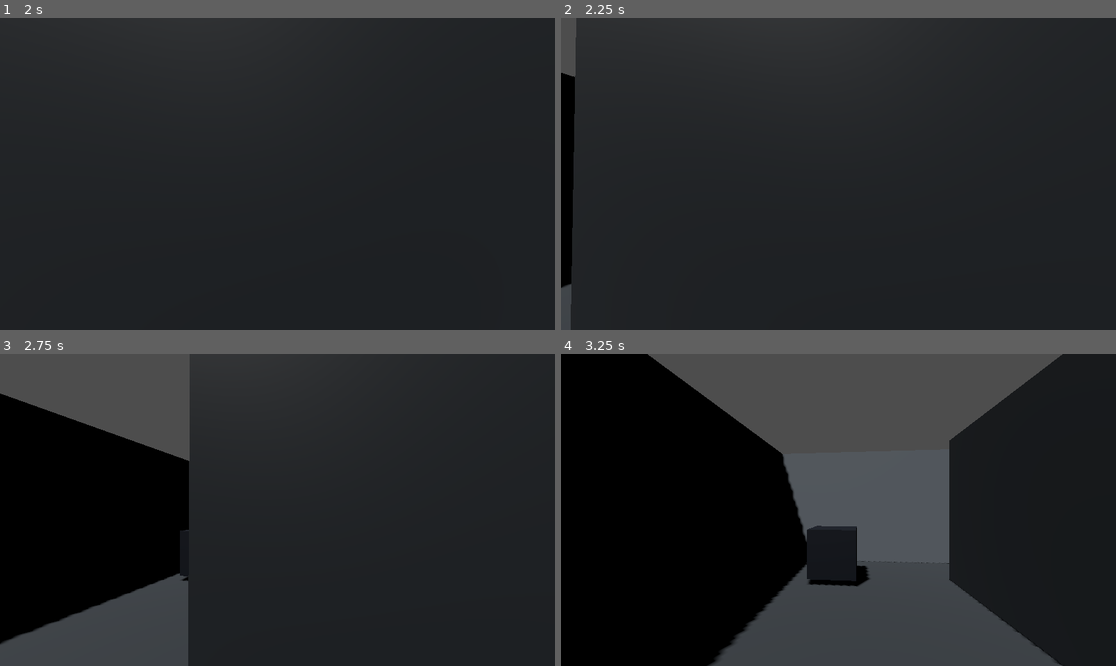
Above: before the commit, frames 1-4 (two rows, left to right).
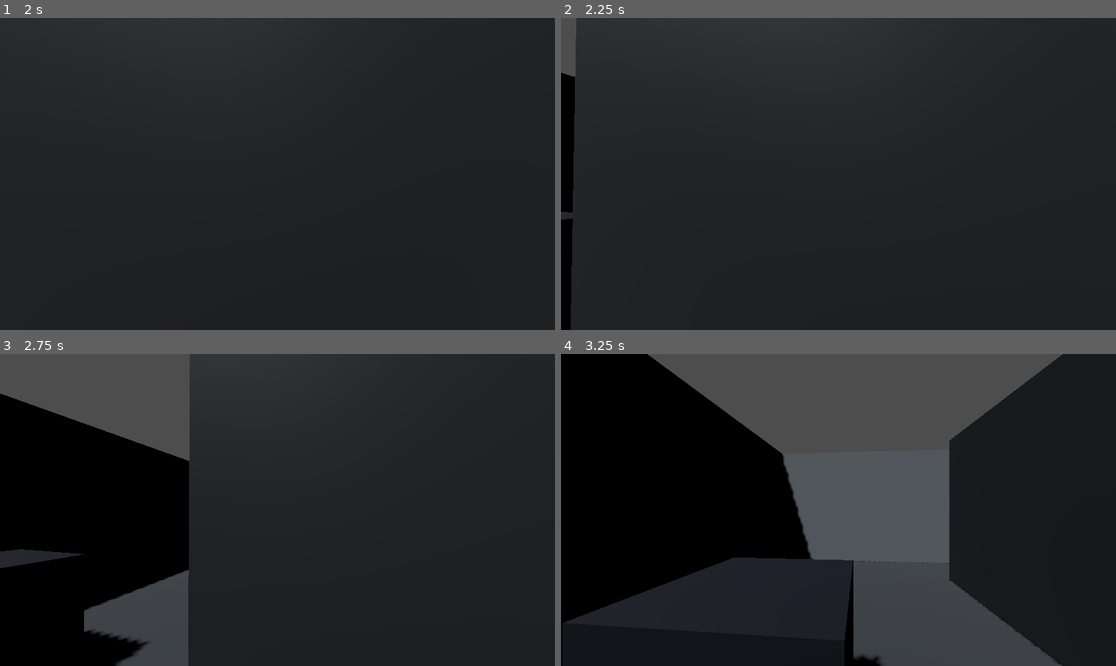
Above: after the commit, the same moments.

Repository: pandaalexlly/project-lumen
Game: Godot game, scene res://scenes/prototype/observation_lab.tscn
Two runs of this game, one before a commit and one after it. Both use one fixed random seed, a clock stepped at 60 frames per second and the inputs below. This scene is started directly instead of the project's main scene.
Inputs (mouse positions are in pixels of both pictures, inside the frame that each line leads up to):
- Up to frame 1 (2 s): tap Enter at 0.5 s; move the mouse to (271, 180) at 0.52 s; hold E (interact) 0.53-1.28 s; hold W (move_forward) from 0.53 s (still down); click (271, 180) at 0.67 s; tap Space at 1.25 s; move the mouse to (316, 177) at 1.27 s; tap E (interact) at 1.35 s
- Up to frame 2 (2.25 s): keep holding W (move_forward); tap Enter at 2 s; move the mouse to (794, 170) at 2.02 s; hold E (interact) from 2.03 s (still down)
- Up to frame 3 (2.75 s): keep holding W (move_forward); keep holding E (interact)
- Up to frame 4 (3.25 s): move the mouse to (844, 510) at 2.77 s; release W (move_forward) at 2.78 s; release E (interact) at 2.78 s; hold A (move_left) from 2.78 s (still down); tap E (interact) at 2.85 s; click (844, 510) at 2.92 s

Frame 1 is identical in both runs. In frame 2, 0.3% of the frame differs, in the area x 0-3%, y 62-100%; in frame 3, 3.6%; in frame 4, 15%, in the area x 0-58%, y 55-100%.

Commit message:
feat: add multi-destination quantum cube

Diff:
--- a/scenes/main/main.tscn
+++ b/scenes/main/main.tscn
@@ -88,5 +88,4 @@
 
 [node name="QuantumCube" parent="." instance=ExtResource("5_quantum_cube")]
 observation_manager_path = NodePath("../ObservationManager")
-point_a_path = NodePath("../QuantumCubePointA")
-point_b_path = NodePath("../QuantumCubePointB")
+destination_paths = Array[NodePath]([NodePath("../QuantumCubePointA"), NodePath("../QuantumCubePointB")])
--- a/scenes/prototype/observation_lab.tscn
+++ b/scenes/prototype/observation_lab.tscn
@@ -241,8 +241,7 @@
 
 [node name="DiscoveryCube" parent="DiscoveryChamber" instance=ExtResource("3_quantum_cube")]
 observation_manager_path = NodePath("../../ObservationManager")
-point_a_path = NodePath("../DiscoveryPointA")
-point_b_path = NodePath("../DiscoveryPointB")
+destination_paths = Array[NodePath]([NodePath("../DiscoveryPointA"), NodePath("../DiscoveryPointB")])
 
 [node name="Connector" type="Node3D" parent="."]
 
@@ -409,8 +408,7 @@
 
 [node name="ApplicationCube" parent="ApplicationChamber" instance=ExtResource("3_quantum_cube")]
 observation_manager_path = NodePath("../../ObservationManager")
-point_a_path = NodePath("../ApplicationPointA")
-point_b_path = NodePath("../ApplicationPointB")
+destination_paths = Array[NodePath]([NodePath("../ApplicationPointA"), NodePath("../ApplicationPointB")])
 
 [connection signal="activated" from="ApplicationChamber/PressurePlate" to="ApplicationChamber/ExitDoor" method="open"]
 [connection signal="deactivated" from="ApplicationChamber/PressurePlate" to="ApplicationChamber/ExitDoor" method="close"]
--- a/scenes/prototype/quantum_cube.tscn
+++ b/scenes/prototype/quantum_cube.tscn
@@ -72,5 +72,5 @@
 shape = SubResource("BoxShape3D_cube")
 
 [node name="MoveTimer" type="Timer" parent="."]
-wait_time = 0.8
+wait_time = 2.5
 one_shot = true
--- a/scripts/observation/quantum_cube.gd
+++ b/scripts/observation/quantum_cube.gd
@@ -3,26 +3,33 @@
 
 const DESTINATION_RECHECK_INTERVAL: float = 0.1
 
-enum CubePoint {
-	A,
-	B,
-}
-
-@export_node_path("Node3D") var point_a_path: NodePath
-@export_node_path("Node3D") var point_b_path: NodePath
-@export_enum("A", "B") var starting_point: int = CubePoint.A
-@export var unobserved_delay: float = 0.8
+@export var destination_paths: Array[NodePath] = []
+@export var starting_destination_index: int = 0
+@export var first_move_excluded_paths: Array[NodePath] = []
+@export var minimum_move_distance: float = 0.0
+# Provisional gameplay-testing value, not a finalized world-rule constant.
+@export var unobserved_delay: float = 2.5
 @export var destination_hidden_grace: float = 0.2
 @export_range(0.0, 0.25, 0.01) var destination_viewport_margin: float = 0.1
 @export var debug_output: bool = true
 
-@onready var _point_a: Node3D = get_node_or_null(point_a_path) as Node3D
-@onready var _point_b: Node3D = get_node_or_null(point_b_path) as Node3D
 @onready var _body_visibility_probes: Node3D = $BodyVisibilityProbes
 @onready var _shadow_visibility_probes: Node3D = $ShadowVisibilityProbes
 @onready var _move_timer: Timer = $MoveTimer
 
-var _current_point: int = CubePoint.A
+var current_destination_index: int:
+	get:
+		return _current_destination_index
+
+var successful_move_count: int:
+	get:
+		return _successful_move_count
+
+var _destinations: Array[Node3D] = []
+var _first_move_excluded_destinations: Array[Node3D] = []
+var _current_destination_index: int = -1
+var _pending_destination_index: int = -1
+var _successful_move_count: int = 0
 var _moved_this_unobserved_period: bool = false
 var _destination_hidden_time: float = 0.0
 var _destination_grace_active: bool = false
@@ -31,8 +38,15 @@
 func _ready() -> void:
 	_move_timer.one_shot = true
 	_move_timer.timeout.connect(_on_move_timer_timeout)
-	_current_point = starting_point
-	_place_at_current_point()
+	_cache_destinations()
+	_current_destination_index = starting_destination_index
+	if _get_destination(_current_destination_index) == null:
+		_current_destination_index = -1
+		for index in range(_destinations.size()):
+			if _get_destination(index) != null:
+				_current_destination_index = index
+				break
+	_place_at_destination(_current_destination_index)
 
 
 func _evaluate_current_observation() -> bool:
@@ -47,14 +61,14 @@
 		_move_timer.stop()
 		if debug_output:
 			print("QuantumCube: move cancelled")
-	_reset_destination_hidden_grace()
+	_clear_pending_destination()
 	_moved_this_unobserved_period = false
 
 
 func _on_observation_ended() -> void:
-	if _moved_this_unobserved_period or not _has_valid_points():
-		return
-	_reset_destination_hidden_grace()
+	if _moved_this_unobserved_period or _get_destination(_current_destination_index) == null:
+		return
+	_clear_pending_destination()
 	_move_timer.start(unobserved_delay)
 
 
@@ -62,15 +76,23 @@
 	if currently_observed or _moved_this_unobserved_period:
 		return
 
-	var destination_point := _point_b if _current_point == CubePoint.A else _point_a
-	if not is_instance_valid(destination_point):
-		return
 	if not is_instance_valid(_observation_manager):
-		_reset_destination_hidden_grace()
+		_clear_pending_destination()
 		_move_timer.start(DESTINATION_RECHECK_INTERVAL)
 		return
-	if _is_destination_envelope_unsafe(destination_point):
-		_reset_destination_hidden_grace()
+
+	if _pending_destination_index == -1:
+		_pending_destination_index = _choose_safe_destination()
+		if _pending_destination_index == -1:
+			_move_timer.start(DESTINATION_RECHECK_INTERVAL)
+			return
+
+	var destination_point := _get_destination(_pending_destination_index)
+	if (
+		not _is_destination_eligible(_pending_destination_index)
+		or _is_destination_envelope_unsafe(destination_point)
+	):
+		_clear_pending_destination()
 		_move_timer.start(DESTINATION_RECHECK_INTERVAL)
 		return
 
@@ -85,22 +107,25 @@
 			_move_timer.start(DESTINATION_RECHECK_INTERVAL)
 			return
 
-	var previous_point := _current_point
-	_current_point = CubePoint.B if _current_point == CubePoint.A else CubePoint.A
-	if not _place_at_current_point():
-		_current_point = previous_point
-		return
-
+	if not _place_at_destination(_pending_destination_index):
+		_clear_pending_destination()
+		_move_timer.start(DESTINATION_RECHECK_INTERVAL)
+		return
+
+	var previous_index := _current_destination_index
+	_current_destination_index = _pending_destination_index
+	_successful_move_count += 1
+	_clear_pending_destination()
 	_moved_this_unobserved_period = true
 	if debug_output:
 		print(
-			"QuantumCube: %s -> %s"
-			% [_point_name(previous_point), _point_name(_current_point)]
+			"QuantumCube: destination %d -> %d"
+			% [previous_index, _current_destination_index]
 		)
 
 
-func _place_at_current_point() -> bool:
-	var target_point := _point_a if _current_point == CubePoint.A else _point_b
+func _place_at_destination(index: int) -> bool:
+	var target_point := _get_destination(index)
 	if not is_instance_valid(target_point):
 		return false
 	global_transform = target_point.global_transform
@@ -151,9 +176,53 @@
 	_destination_grace_active = false
 
 
-func _has_valid_points() -> bool:
-	return is_instance_valid(_point_a) and is_instance_valid(_point_b)
-
-
-func _point_name(point: int) -> String:
-	return "A" if point == CubePoint.A else "B"
+func _clear_pending_destination() -> void:
+	_pending_destination_index = -1
+	_reset_destination_hidden_grace()
+
+
+func _cache_destinations() -> void:
+	# Null slots preserve Inspector indices when paths are invalid or duplicated.
+	for path in destination_paths:
+		var destination := _resolve_external_destination(path)
+		_destinations.append(destination if not _destinations.has(destination) else null)
+	for path in first_move_excluded_paths:
+		var destination := _resolve_external_destination(path)
+		if destination != null and not _first_move_excluded_destinations.has(destination):
+			_first_move_excluded_destinations.append(destination)
+
+
+func _resolve_external_destination(path: NodePath) -> Node3D:
+	if path.is_empty():
+		return null
+	var destination := get_node_or_null(path) as Node3D
+	if destination == null or destination == self or is_ancestor_of(destination):
+		return null
+	return destination
+
+
+func _get_destination(index: int) -> Node3D:
+	if index < 0 or index >= _destinations.size():
+		return null
+	var destination := _destinations[index]
+	return destination if is_instance_valid(destination) else null
+
+
+func _is_destination_eligible(index: int) -> bool:
+	var current := _get_destination(_current_destination_index)
+	var candidate := _get_destination(index)
+	if current == null or candidate == null or candidate == current:
+		return false
+	if _successful_move_count == 0 and _first_move_excluded_destinations.has(candidate):
+		return false
+	return current.global_position.distance_to(candidate.global_position) >= maxf(minimum_move_distance, 0.0)
+
+
+func _choose_safe_destination() -> int:
+	var safe_indices: Array[int] = []
+	for index in range(_destinations.size()):
+		if _is_destination_eligible(index) and not _is_destination_envelope_unsafe(_get_destination(index)):
+			safe_indices.append(index)
+	if safe_indices.is_empty():
+		return -1
+	return safe_indices[randi_range(0, safe_indices.size() - 1)]
Not shown, changed: docs/ARCHITECTURE.md
